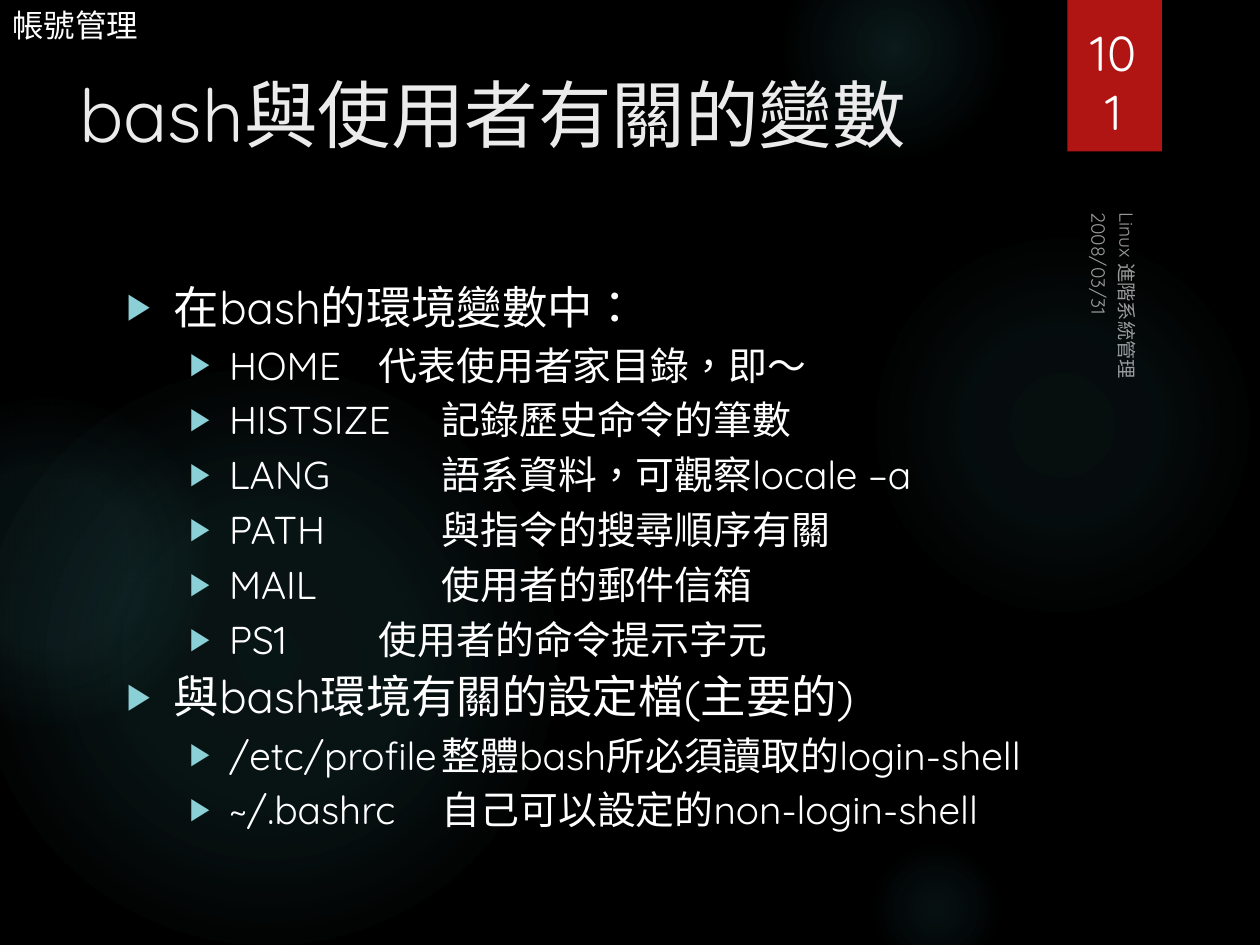
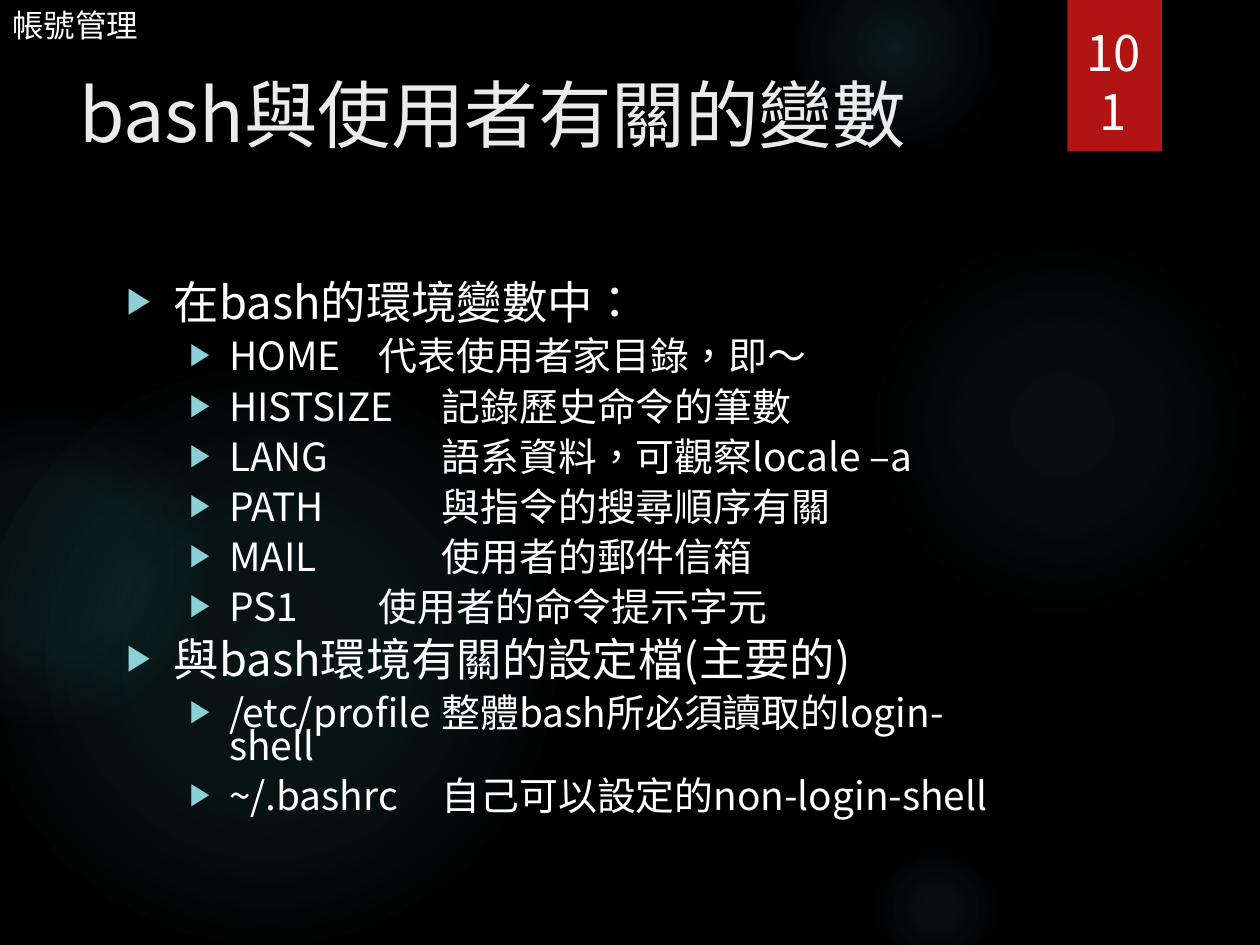
Before and after one commit to MCUITE/IoT, a slide deck: slide 101 of Lab/Lab02-RPi基礎操作與管理.pptx. Drawn at 1260x945 pixels with LibreOffice and Linux fonts; fonts in the diff are those of the drawing; background and template pictures are left out. Boxes give left, top, right and bottom in pixels: in the first picture for what was removed or moved away, otherwise in the second. Text is boxed around its words. In the diff, an @@ line names an element or a change of style, - is before the commit and + after.

```diff
--- a/Lab/Lab02-RPi基礎操作與管理.pptx
+++ b/Lab/Lab02-RPi基礎操作與管理.pptx
@@ page number at (1070, 40, 1157, 146): font Quicksand to Noto Sans CJK SC @@
@@ title "bash與使用者有關的變數" at (79, 80, 905, 149): font Quicksand to Noto Sans CJK SC @@
@@ text removed at (1085, 224, 1114, 312) @@
-2008/03/31
@@ text removed at (1113, 216, 1142, 376) @@
-Linux 進階系統管理
@@ text "在bash的環境變數中：" at (174, 280, 988, 820): font Quicksand to Noto Sans CJK SC; line spacing 0.8 to 0.7 @@
```
Also in this commit, not shown: 159 other slides changed, 3 slides added, 3 slides removed, 39 other files.
